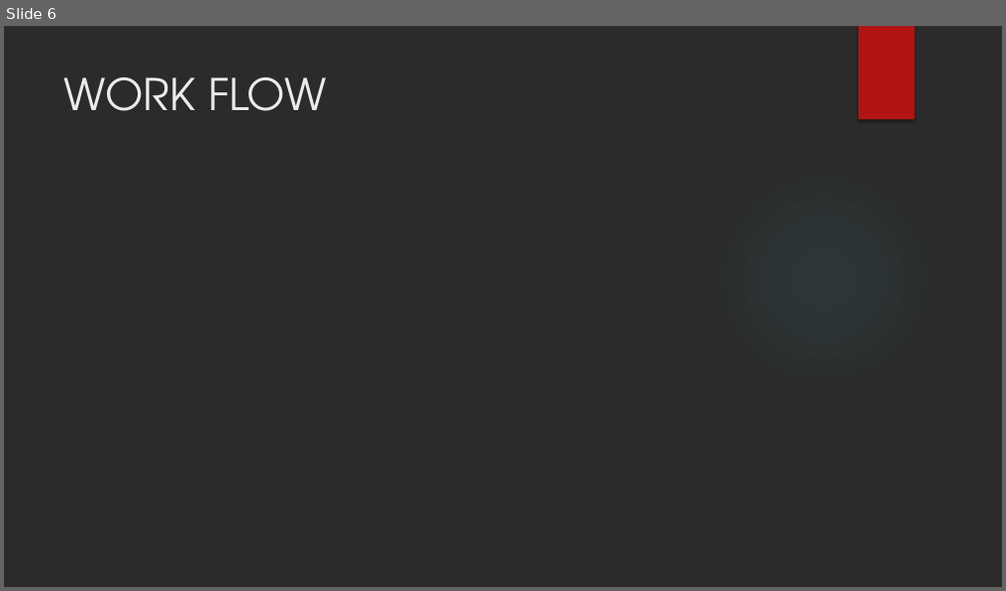
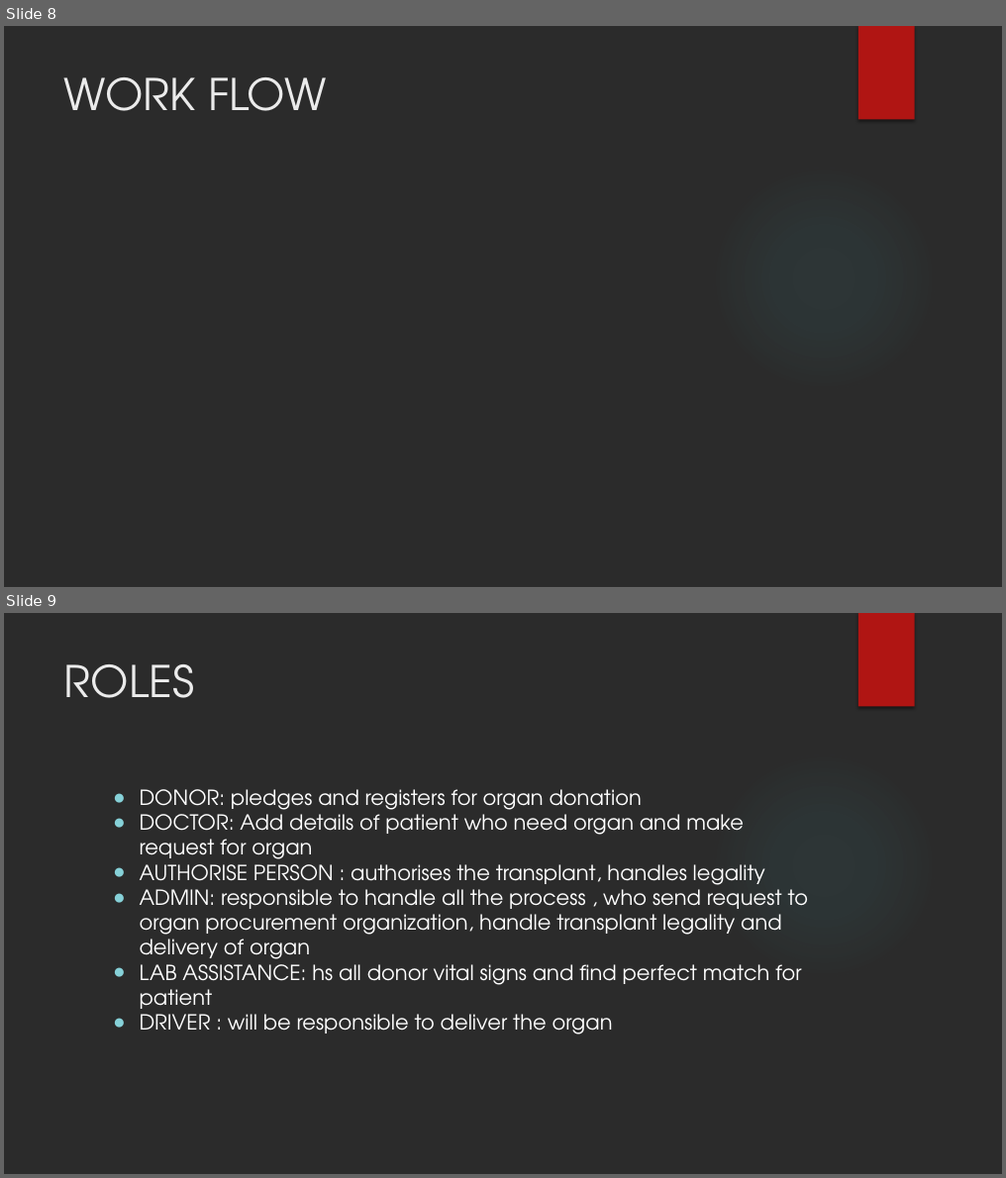
Before and after one commit to ShahNeel9/TeamProjects, a slide deck: AED FINAL PROJECT.pptx. Shown one above the other, each under a label of ours: slide 6 before the commit, slides 8 and 9 after it. The pictures are 1006x591 and 1006x1178 pixels, drawn with LibreOffice and Linux fonts; fonts in the diff are those of the drawing; background and template pictures are left out; a plain dark background stands for a picture behind light text. Boxes give left, top, right and bottom in pixels: in the first picture for what was removed or moved away, otherwise in the second. Text is boxed around its words. In the diff, an @@ line names an element or a change of style, - is before the commit and + after.

```diff
--- a/AED FINAL PROJECT.pptx
+++ b/AED FINAL PROJECT.pptx
@@ slide 9 added at [4,613,1002,1174], background picture (left out); not listed: 2 template elements that a slide beside it also shows @@
@@ title added at [64,664,194,698], 42 pt, text #EBEBEB @@
+ROLES
@@ text added at [140,789,808,1035], 20 pt, text #FFFFFF @@
+● DONOR: pledges and registers for organ donation
+● DOCTOR: Add details of patient who need organ and make request for organ
+● AUTHORISE PERSON : authorises the transplant, handles legality
+● ADMIN: responsible to handle all the process , who send request to organ procurement organization, handle transplant legality and delivery of organ
+● LAB ASSISTANCE: hs all donor vital signs and find perfect match for patient
+● DRIVER : will be responsible to deliver the organ
@@ what was slide 6 is now slide 8 @@
```
Also in this commit, not shown: 3 slides changed, 4 other slides added, 2 slides removed.
